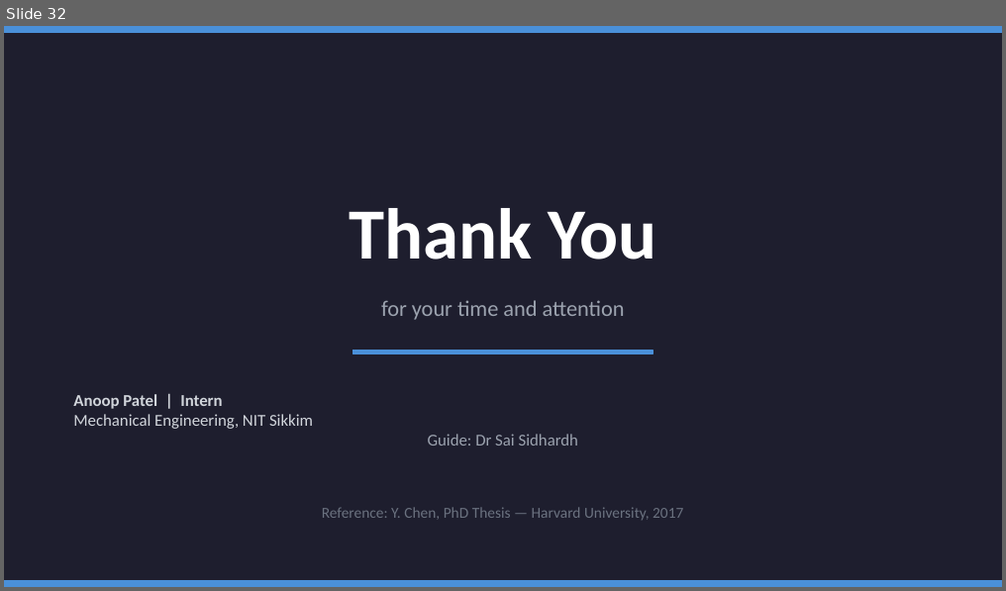
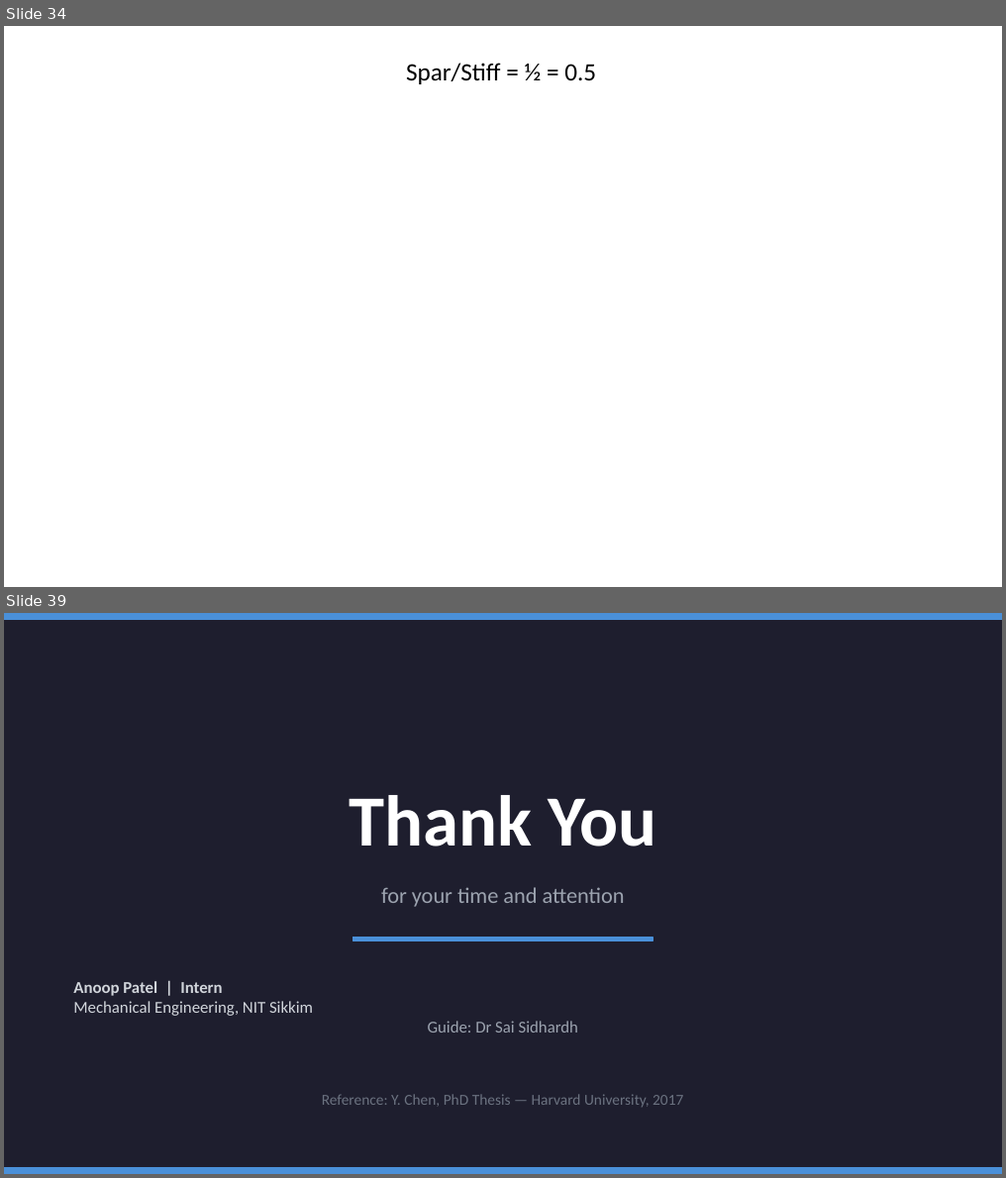
Before and after one commit to AnoopPatel582/Internship_Project-Flapping_Wing_Design, a slide deck: Flapping wing design/Wing_Morphology.pptx. Shown one above the other, each under a label of ours: slide 32 before the commit, slides 34 and 39 after it; the slides between them are not shown. The pictures are 1006x591 and 1006x1178 pixels, drawn with LibreOffice and Linux fonts; fonts in the diff are those of the drawing; background and template pictures are left out. Boxes give left, top, right and bottom in pixels: in the first picture for what was removed or moved away, otherwise in the second. Text is boxed around its words. In the diff, an @@ line names an element or a change of style, - is before the commit and + after.

Commit message:
Analysis of the vertically straight and inclined stiffener by varying spar and stiffener thickness.

```diff
--- a/Flapping wing design/Wing_Morphology.pptx
+++ b/Flapping wing design/Wing_Morphology.pptx
@@ slide 34 added at <box>4,26,1002,587</box>, background picture (left out) @@
@@ text added at <box>406,63,596,84</box>, 18 pt, text #000000 @@
+Spar/Stiff = ½ = 0.5
@@ what was slide 32 is now slide 39 @@
```
Also in this commit, not shown: 6 other slides added, 9 other files.
